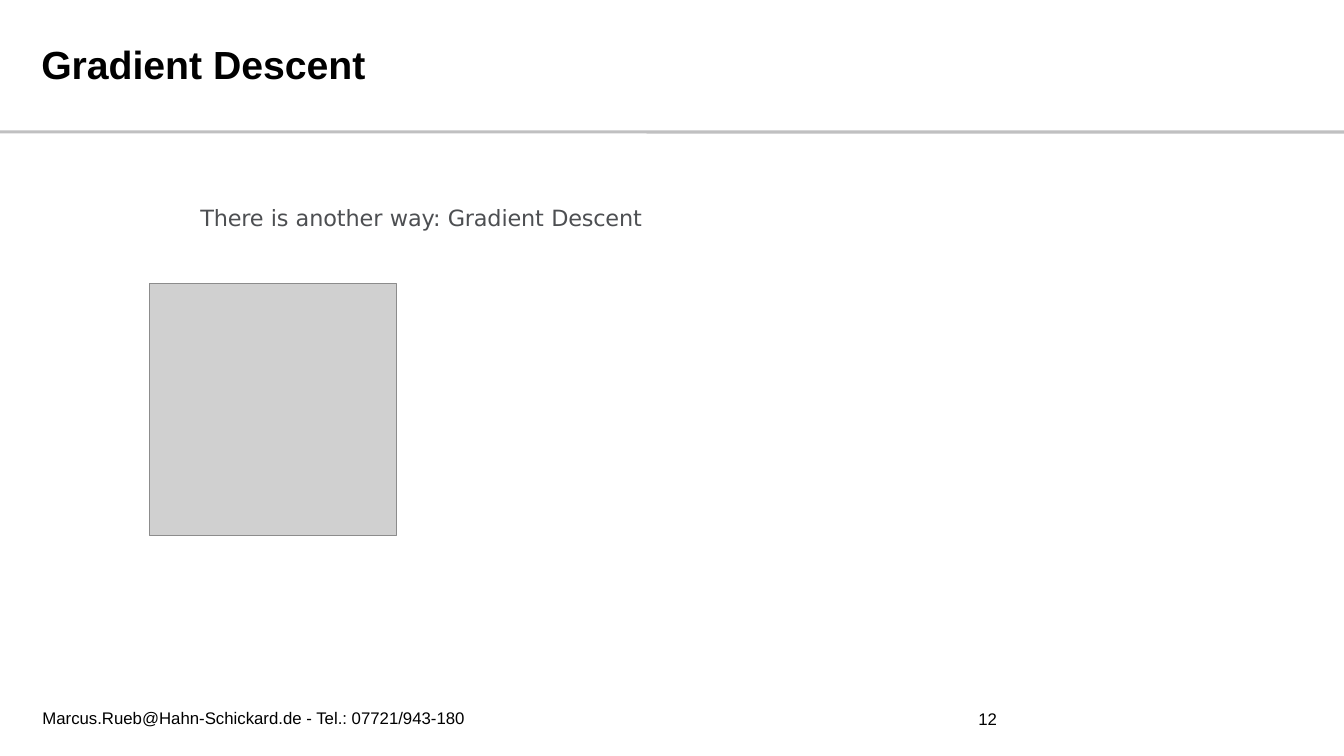
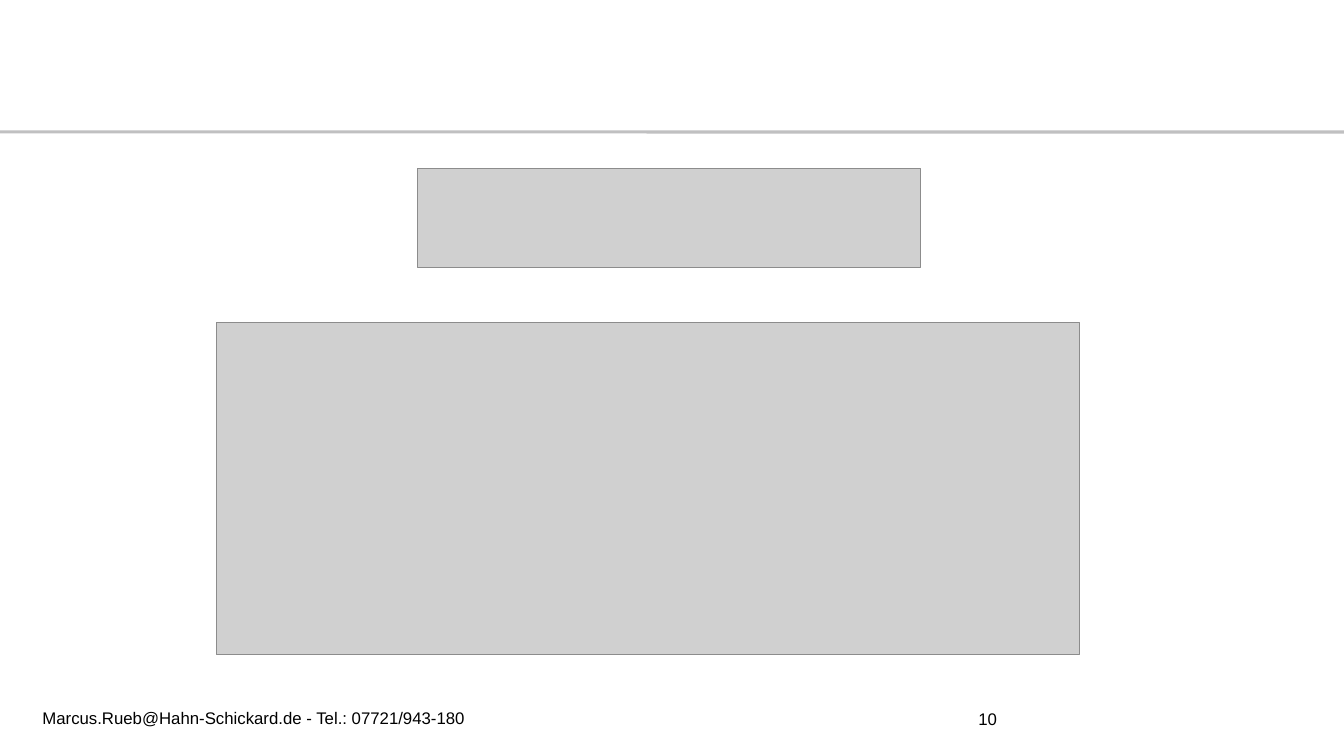
Before and after one commit to r1marcus/Fundamentals-of-Deep-Learning-HFU, a slide deck: slide 10 of Slides/02 - Linear Regression and Support Vector Machines/Linear Regression and Support Vector Machines.pptx (slide 12 before the commit). Drawn at 1344x756 pixels with LibreOffice and Linux fonts; fonts in the diff are those of the drawing; grey boxes stand for pictures; background and template pictures are left out. Boxes give left, top, right and bottom in pixels: in the first picture for what was removed or moved away, otherwise in the second. Text is boxed around its words. In the diff, an @@ line names an element or a change of style, - is before the commit and + after.

```diff
--- a/Slides/02 - Linear Regression and Support Vector Machines/Linear Regression and Support Vector Machines.pptx
+++ b/Slides/02 - Linear Regression and Support Vector Machines/Linear Regression and Support Vector Machines.pptx
@@ title removed at [41, 50, 365, 80] @@
-Gradient Descent
@@ picture added at [417, 168, 921, 267] @@
@@ text removed at [200, 209, 642, 231] @@
-There is another way: Gradient Descent
@@ picture removed at [149, 283, 397, 535] @@
@@ picture added at [217, 323, 1080, 655] @@
@@ page number at [978, 713, 997, 725]: text changed @@
-12
+10
```
Also in this commit, not shown: 10 other slides changed, 7 slides added, 1 slide removed, 11 other files.
